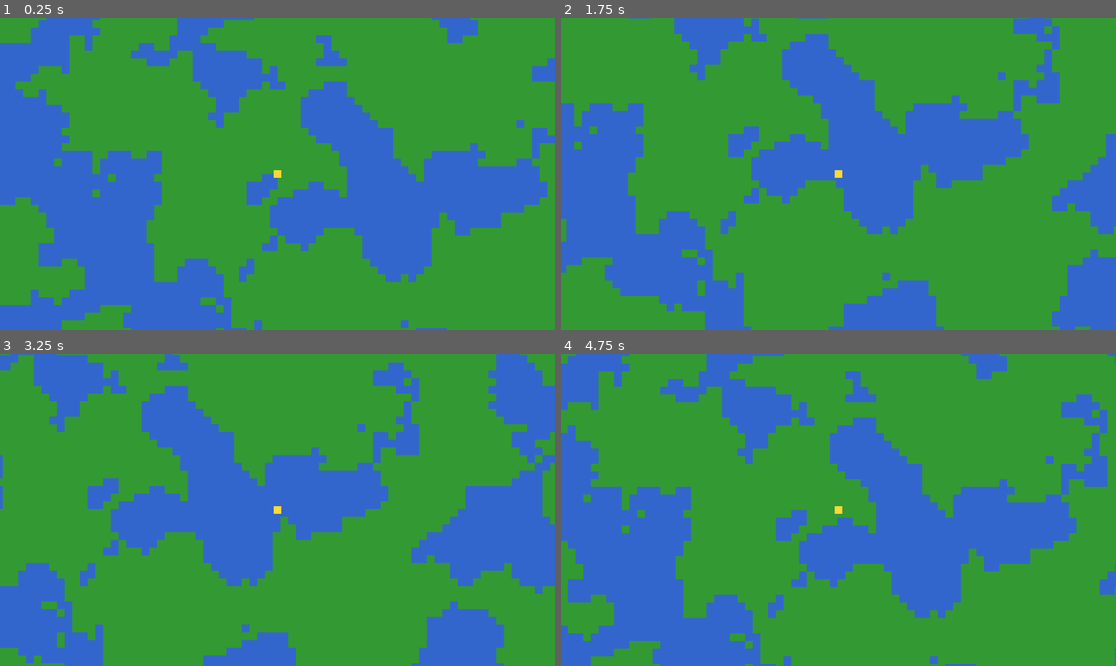
Above: before the commit, frames 1-4 (two rows, left to right).
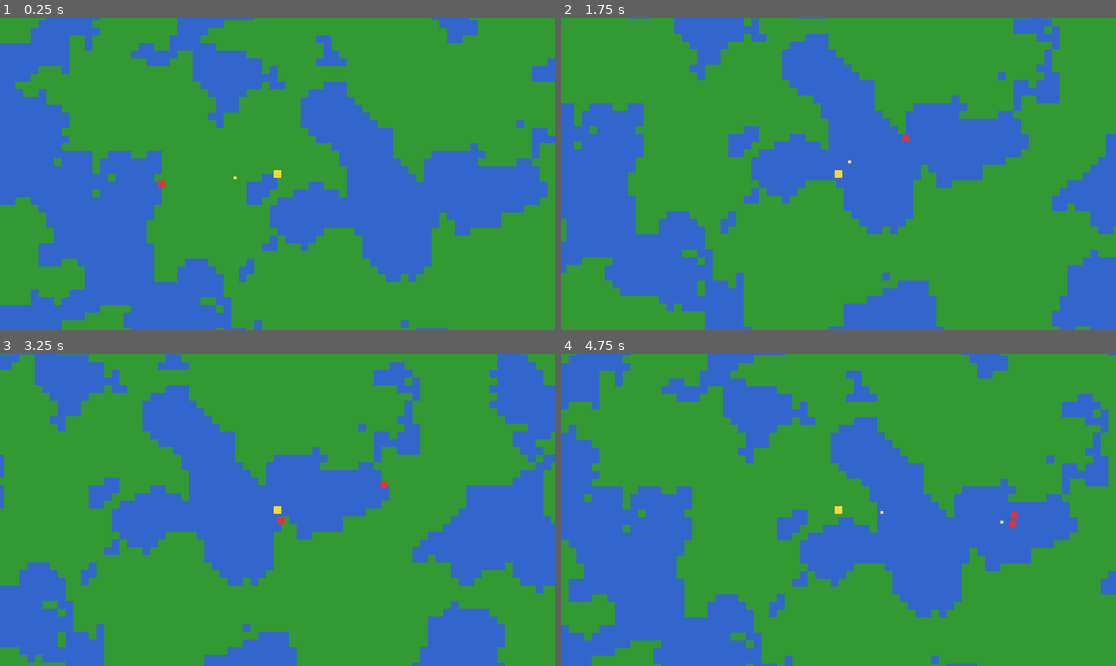
Above: after the commit, the same moments.

Repository: aegissana-sudo/vada
Game: Godot game, scene res://Main.tscn
Two runs of this game, one before a commit and one after it. Both use one fixed random seed, a clock stepped at 60 frames per second and the inputs below.
Inputs:
- Up to frame 1 (0.25 s): no input
- Up to frame 2 (1.75 s): tap Enter at 0.5 s; hold Right (ui_right) 0.53-1.28 s; hold Down (ui_down) from 1.28 s (still down)
- Up to frame 3 (3.25 s): release Down (ui_down) at 2.03 s; hold Right (ui_right) 2.03-2.78 s; hold Up (ui_up) from 2.78 s (still down)
- Up to frame 4 (4.75 s): release Up (ui_up) at 3.53 s; hold Left (ui_left) from 3.53 s (still down)

The runs differ from the first frame. In frame 1, less than 0.1% of the frame differs, in the area x 28-43%, y 50-55%; in frame 2, less than 0.1%; in frame 3, 2.7%; in frame 4, 2.8%, in the area x 0-100%, y 0-100%.

Commit message:
Add auto-shooting player and spawning enemies

Diff:
--- /dev/null
+++ b/scripts/bullet.gd
@@ -0,0 +1,52 @@
+extends Area2D
+
+@export var speed := 360.0
+@export var damage := 1
+@export var max_lifetime := 1.6
+
+var direction := Vector2.ZERO
+var _time_alive := 0.0
+
+@onready var sprite: Sprite2D = _ensure_sprite()
+@onready var collision: CollisionShape2D = _ensure_collision()
+
+func _ready() -> void:
+    body_entered.connect(_on_body_entered)
+
+func _physics_process(delta: float) -> void:
+    _time_alive += delta
+    if _time_alive >= max_lifetime:
+        queue_free()
+        return
+
+    global_position += direction * speed * delta
+
+func _on_body_entered(body: Node) -> void:
+    if body.has_method("take_damage"):
+        body.take_damage(damage)
+        queue_free()
+
+func _ensure_sprite() -> Sprite2D:
+    if has_node("Sprite2D"):
+        return $Sprite2D
+
+    var sprite_node := Sprite2D.new()
+    sprite_node.name = "Sprite2D"
+    var image := Image.create(6, 6, false, Image.FORMAT_RGBA8)
+    image.fill(Color(1.0, 0.9, 0.4))
+    var texture := ImageTexture.create_from_image(image)
+    sprite_node.texture = texture
+    add_child(sprite_node)
+    return sprite_node
+
+func _ensure_collision() -> CollisionShape2D:
+    if has_node("CollisionShape2D"):
+        return $CollisionShape2D
+
+    var shape := CircleShape2D.new()
+    shape.radius = 3.0
+    var collision_node := CollisionShape2D.new()
+    collision_node.name = "CollisionShape2D"
+    collision_node.shape = shape
+    add_child(collision_node)
+    return collision_node
--- /dev/null
+++ b/scripts/enemy.gd
@@ -0,0 +1,55 @@
+extends CharacterBody2D
+
+@export var speed := 80.0
+@export var max_health := 3
+
+var target: Node2D
+var _health := max_health
+
+@onready var sprite: Sprite2D = _ensure_sprite()
+@onready var collision: CollisionShape2D = _ensure_collision()
+
+func _ready() -> void:
+    add_to_group("enemies")
+
+func _physics_process(_delta: float) -> void:
+    if target == null:
+        return
+
+    var direction := (target.global_position - global_position)
+    if direction.length() > 1.0:
+        velocity = direction.normalized() * speed
+    else:
+        velocity = Vector2.ZERO
+
+    move_and_slide()
+
+func take_damage(amount: int) -> void:
+    _health -= amount
+    if _health <= 0:
+        queue_free()
+
+func _ensure_sprite() -> Sprite2D:
+    if has_node("Sprite2D"):
+        return $Sprite2D
+
+    var sprite_node := Sprite2D.new()
+    sprite_node.name = "Sprite2D"
+    var image := Image.create(14, 14, false, Image.FORMAT_RGBA8)
+    image.fill(Color(0.9, 0.2, 0.2))
+    var texture := ImageTexture.create_from_image(image)
+    sprite_node.texture = texture
+    add_child(sprite_node)
+    return sprite_node
+
+func _ensure_collision() -> CollisionShape2D:
+    if has_node("CollisionShape2D"):
+        return $CollisionShape2D
+
+    var shape := CircleShape2D.new()
+    shape.radius = 6.0
+    var collision_node := CollisionShape2D.new()
+    collision_node.name = "CollisionShape2D"
+    collision_node.shape = shape
+    add_child(collision_node)
+    return collision_node
--- a/scripts/player.gd
+++ b/scripts/player.gd
@@ -1,8 +1,14 @@
 extends CharacterBody2D
 
 @export var speed := 220.0
+@export var shoot_interval := 0.4
+@export var bullet_speed := 380.0
+@export var bullet_damage := 1
 
 @onready var sprite: Sprite2D = $Sprite2D
+
+var _shoot_timer := 0.0
+var _bullet_script := preload("res://scripts/bullet.gd")
 
 func _ready() -> void:
     var image := Image.create(16, 16, false, Image.FORMAT_RGBA8)
@@ -21,3 +27,44 @@
 
     velocity = input_vector * speed
     move_and_slide()
+
+func _process(delta: float) -> void:
+    _shoot_timer -= delta
+    if _shoot_timer > 0.0:
+        return
+
+    var target := _find_nearest_enemy()
+    if target == null:
+        return
+
+    _shoot_timer = shoot_interval
+    _shoot_at(target)
+
+func _find_nearest_enemy() -> Node2D:
+    var enemies := get_tree().get_nodes_in_group("enemies")
+    if enemies.is_empty():
+        return null
+
+    var closest: Node2D = null
+    var closest_distance := INF
+    for enemy in enemies:
+        if enemy == null or not enemy is Node2D:
+            continue
+        var distance := global_position.distance_to(enemy.global_position)
+        if distance < closest_distance:
+            closest_distance = distance
+            closest = enemy
+    return closest
+
+func _shoot_at(target: Node2D) -> void:
+    var direction := (target.global_position - global_position)
+    if direction.length() == 0.0:
+        return
+
+    var bullet := Area2D.new()
+    bullet.set_script(_bullet_script)
+    bullet.global_position = global_position
+    bullet.direction = direction.normalized()
+    bullet.speed = bullet_speed
+    bullet.damage = bullet_damage
+    get_parent().add_child(bullet)
--- a/scripts/world.gd
+++ b/scripts/world.gd
@@ -3,6 +3,9 @@
 @export var tile_size := 16
 @export var chunk_size := 32
 @export var view_distance := 2
+@export var enemy_spawn_interval := 1.0
+@export var max_enemies := 12
+@export var enemy_spawn_radius := 260.0
 
 @onready var tile_map: TileMap = $TileMap
 @onready var player: CharacterBody2D = $Player
@@ -10,6 +13,8 @@
 var noise := FastNoiseLite.new()
 var generated_chunks: Dictionary = {}
 var tileset_source_id := -1
+var _enemy_spawn_timer := 0.0
+var _enemy_script := preload("res://scripts/enemy.gd")
 
 func _ready() -> void:
     noise.seed = randi()
@@ -17,8 +22,9 @@
     _setup_tileset()
     _update_chunks()
 
-func _process(_delta: float) -> void:
+func _process(delta: float) -> void:
     _update_chunks()
+    _update_enemy_spawns(delta)
 
 func _setup_tileset() -> void:
     var tileset := TileSet.new()
@@ -63,3 +69,25 @@
             if value < -0.1:
                 atlas = Vector2i(1, 0)
             tile_map.set_cell(0, Vector2i(x, y), tileset_source_id, atlas)
+
+func _update_enemy_spawns(delta: float) -> void:
+    _enemy_spawn_timer -= delta
+    if _enemy_spawn_timer > 0.0:
+        return
+
+    var enemies := get_tree().get_nodes_in_group("enemies")
+    if enemies.size() >= max_enemies:
+        _enemy_spawn_timer = enemy_spawn_interval
+        return
+
+    _enemy_spawn_timer = enemy_spawn_interval
+    _spawn_enemy()
+
+func _spawn_enemy() -> void:
+    var enemy := CharacterBody2D.new()
+    enemy.set_script(_enemy_script)
+    var angle := randf() * TAU
+    var offset := Vector2(cos(angle), sin(angle)) * enemy_spawn_radius
+    enemy.global_position = player.global_position + offset
+    enemy.target = player
+    add_child(enemy)
